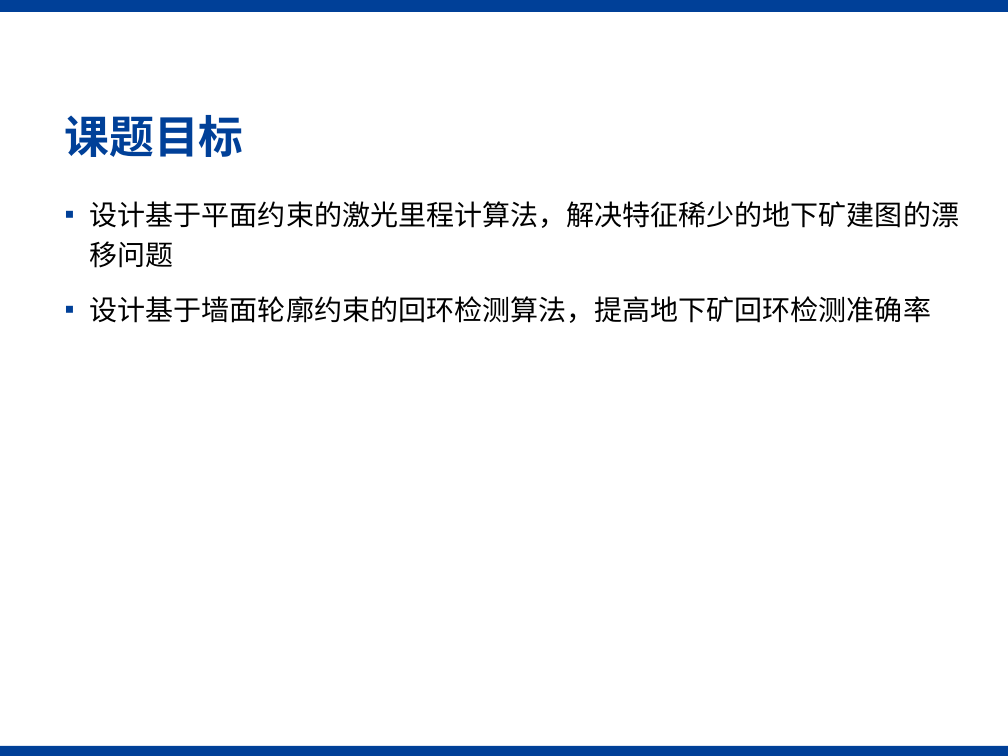
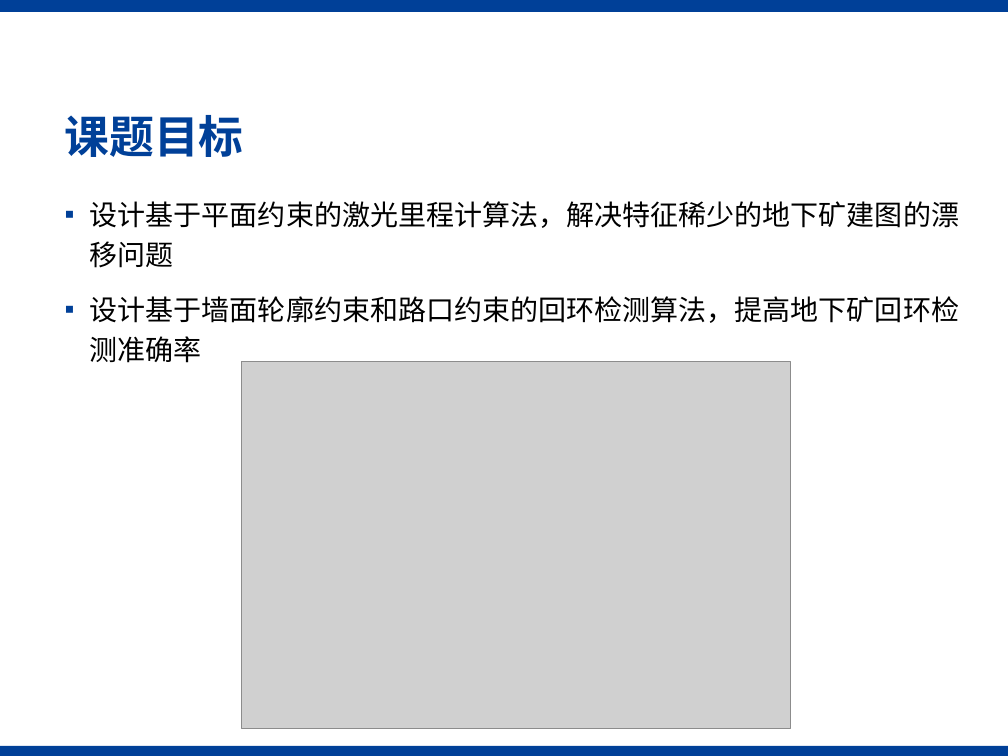
Before and after one commit to Shelfcol/informal_note, a slide deck: slide 9 of 毕业论文/开题/gxf-开题报告1.pptx. Drawn at 1008x756 pixels with LibreOffice and Linux fonts; fonts in the diff are those of the drawing; grey boxes stand for pictures; background and template pictures are left out. Boxes give left, top, right and bottom in pixels: in the first picture for what was removed or moved away, otherwise in the second. Text is boxed around its words. In the diff, an @@ line names an element or a change of style, - is before the commit and + after.

```diff
--- a/毕业论文/开题/gxf-开题报告1.pptx
+++ b/毕业论文/开题/gxf-开题报告1.pptx
@@ text at (90,296,959,363): text changed @@
-  ▪ 设计基于墙面轮廓约束的回环检测算法，提高地下矿回环检测准确率
+  ▪ 设计基于墙面轮廓约束和路口约束的回环检测算法，提高地下矿回环检测准确率
@@ picture added at (241,362,790,729) @@
```
Also in this commit, not shown: 5 other slides changed.
